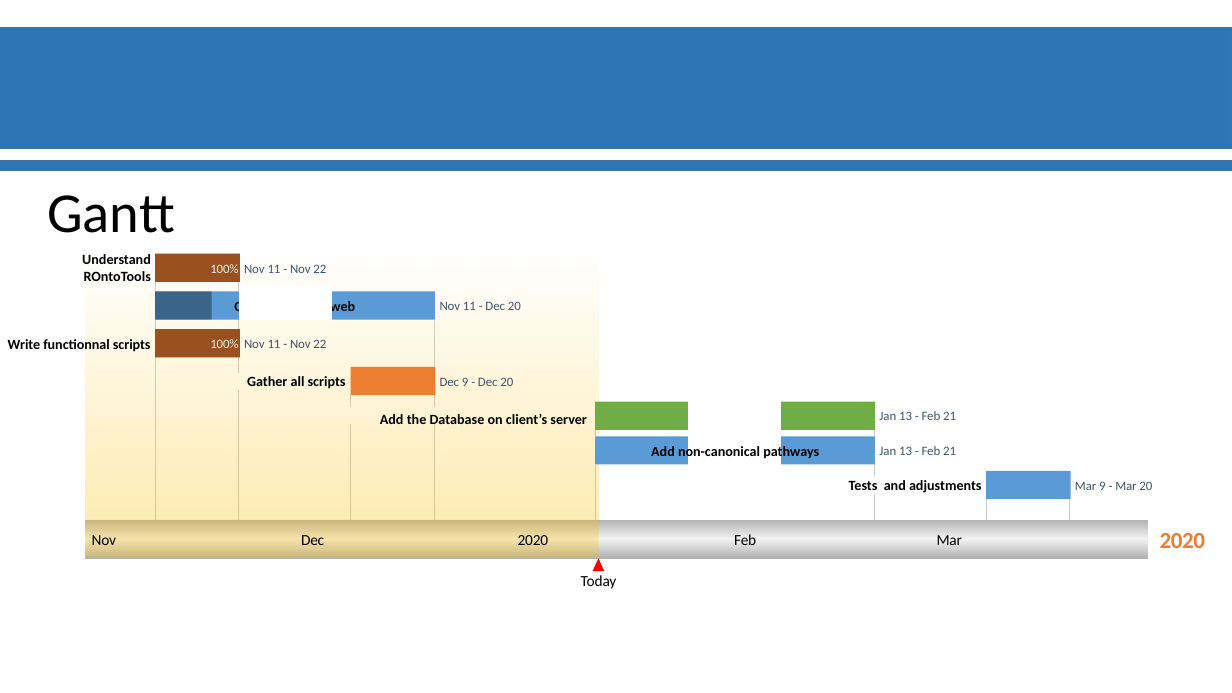
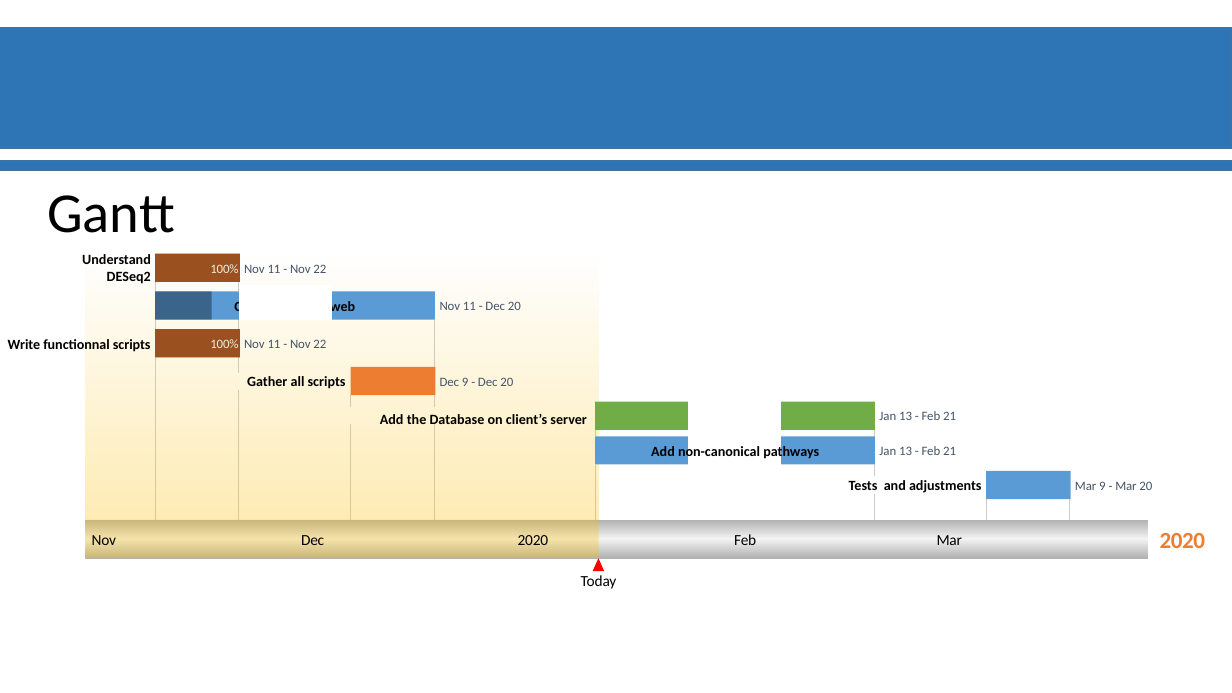
Before and after one commit to Ylefol/projet-INSERM_V5, a slide deck: slide 5 of Slides/Diapos_Suivit_projet.pptx (slide 13 before the commit). Drawn at 1232x693 pixels with LibreOffice and Linux fonts; fonts in the diff are those of the drawing; background and template pictures are left out. Boxes give left, top, right and bottom in pixels: in the first picture for what was removed or moved away, otherwise in the second. Text is boxed around its words. In the diff, an @@ line names an element or a change of style, - is before the commit and + after.

```diff
--- a/Slides/Diapos_Suivit_projet.pptx
+++ b/Slides/Diapos_Suivit_projet.pptx
@@ text at (82, 254, 151, 284): text changed @@
-Understand ROntoTools
+Understand DESeq2
```
Also in this commit, not shown: 1 other slide changed, 8 slides removed, 1 other file.
